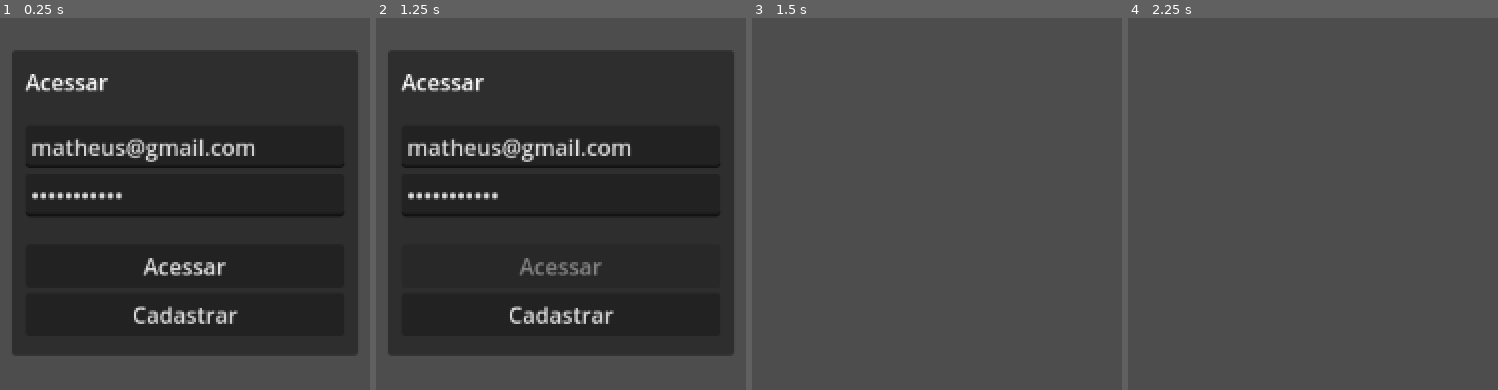
Above: before the commit, frames 1-4 (left to right).
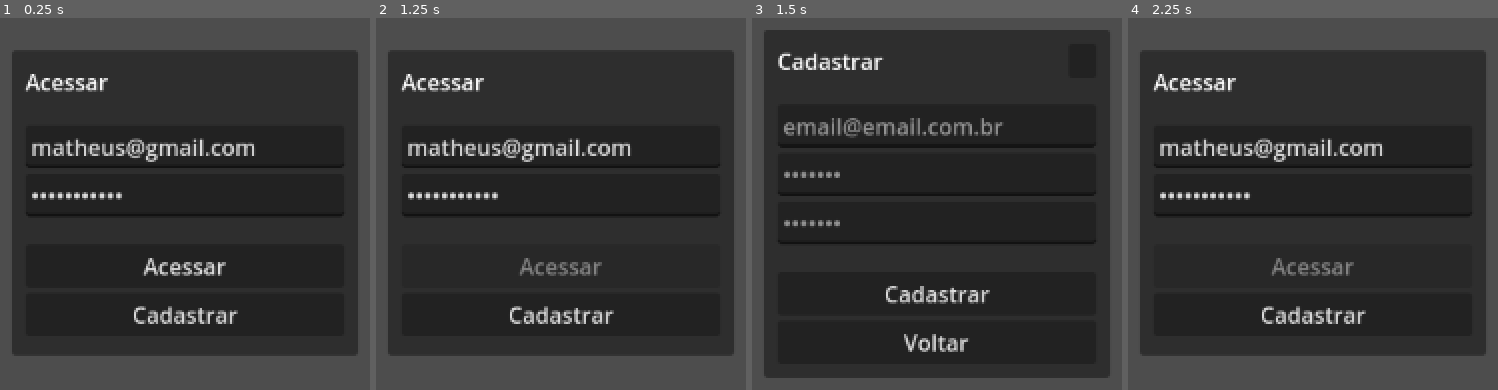
Above: after the commit, the same moments.

Repository: matheusoreis/GodotMMO
Game: Godot game, scene res://client/boot/boot.tscn
Same seed, same stepped clock (60 frames per second), same inputs: the game is played once before the commit and once after it. The project has no main scene, so this scene is started directly.
Inputs (mouse positions are in pixels of both pictures, inside the frame that each line leads up to):
- Up to frame 1 (0.25 s): no input
- Up to frame 2 (1.25 s): click "Acessar" at 0.5 s
- Up to frame 3 (1.5 s): click "Cadastrar" at 1.25 s
- Up to frame 4 (2.25 s): click (1313, 341) at 2 s, where only the run after the commit has a clickable "Voltar"

Frames 1-2 are identical in both runs. In frame 3, 86% of the frame differs, in the area x 3-97%, y 3-97%; in frame 4, 75%.
Error before the commit: Parse Error: Identifier "_on_back_pressed" not declared in the current scope. (res://data/ui/menu/sign_up/sign_up.gd:25)

Commit message:
Pequenas correções

Diff:
--- a/data/ui/menu/character_list/character_list.gd
+++ b/data/ui/menu/character_list/character_list.gd
@@ -13,11 +13,11 @@
 	var slot_scene := preload("res://data/ui/menu/character_list/character_slot.tscn") as PackedScene
 	var create_slot_scene := preload("res://data/ui/menu/character_list/create_slot.tscn") as PackedScene
 
-	for child in slots_location.get_children():
+	for child in slots_location.get_children() as Array[Node]:
 		child.queue_free()
 
 	for i in range(characters_size):
-		var character = characters[i]
+		var character := characters[i] as CharacterModel
 
 		var slot := slot_scene.instantiate() as CharacterListSlot
 		slot.id = character.id
@@ -29,7 +29,7 @@
 
 	var remaining_slots = max_characters - characters_size
 	for i in range(remaining_slots):
-		var create_slot = create_slot_scene.instantiate()
+		var create_slot := create_slot_scene.instantiate() as CreateCharacterSlot
 		slots_location.add_child(create_slot)
 
 
--- a/data/ui/menu/character_list/character_slot.gd
+++ b/data/ui/menu/character_list/character_slot.gd
@@ -22,9 +22,9 @@
 
 
 func add_texture(value: String) -> void:
-	var skin_texture: CompressedTexture2D = load(
+	var skin_texture := load(
 		'res://assets/graphics/characters/' + value + '.png'
-	)
+	) as CompressedTexture2D
 	_texture_sprite.texture = skin_texture
 
 
--- a/data/ui/menu/character_list/create_slot.gd
+++ b/data/ui/menu/character_list/create_slot.gd
@@ -1,4 +1,4 @@
-extends PanelContainer
+class_name CreateCharacterSlot extends PanelContainer
 
 @export_group("Nodes")
 @export_subgroup('Buttons')
--- a/data/ui/menu/create_character/create_character.gd
+++ b/data/ui/menu/create_character/create_character.gd
@@ -31,7 +31,7 @@
 func _ready() -> void:
 	self.gui_input.connect(_on_gui_input)
 
-	for child in get_children():
+	for child in get_children() as Array[Node]:
 		_change_mouse_filter(child)
 
 	_update_texture()
@@ -40,7 +40,7 @@
 func _change_mouse_filter(control: Node) -> void:
 	if control is Control:
 		control.mouse_filter = Control.MOUSE_FILTER_PASS
-		for child in control.get_children():
+		for child in control.get_children() as Array[Node]:
 			_change_mouse_filter(child)
 
 
@@ -61,15 +61,14 @@
 		])
 		return
 
-	var textures = _get_current_textures()
-
+	var textures = _get_current_textures() as Array[Texture2D]
 	if textures.is_empty():
 		return
 
-	var selected_texture: CompressedTexture2D = textures[current_texture_index]
-	var texture_path: String = selected_texture.resource_path
-	var texture_file_name_extension: String = texture_path.get_file()
-	var texture_file_name: String = texture_file_name_extension.get_basename()
+	var selected_texture := textures[current_texture_index] as CompressedTexture2D
+	var texture_path := selected_texture.resource_path as String
+	var texture_file_name_extension := texture_path.get_file() as String
+	var texture_file_name := texture_file_name_extension.get_basename() as String
 
 	#Multiplayer.client.send(
 		#CCreateCharacterOutgoing.new(
@@ -85,7 +84,7 @@
 
 
 func _on_next_pressed() -> void:
-	var textures = _get_current_textures()
+	var textures = _get_current_textures() as Array[Texture2D]
 	if textures.is_empty():
 		return
 
@@ -94,7 +93,7 @@
 
 
 func _on_previous_pressed() -> void:
-	var textures = _get_current_textures()
+	var textures = _get_current_textures() as Array[Texture2D]
 	if textures.is_empty():
 		return
 
@@ -115,11 +114,11 @@
 
 
 func _update_texture() -> void:
-	var textures = _get_current_textures()
+	var textures = _get_current_textures() as Array[Texture2D]
 	if textures.is_empty():
-		texture_area.texture = null
-	else:
-		texture_area.texture = textures[current_texture_index]
+		return
+
+	texture_area.texture = textures[current_texture_index]
 
 
 func _get_current_textures() -> Array[Texture2D]:
--- a/data/ui/menu/sign_in/sign_in.gd
+++ b/data/ui/menu/sign_in/sign_in.gd
@@ -16,17 +16,13 @@
 func _ready() -> void:
 	self.gui_input.connect(_on_gui_input)
 
-	for child in get_children():
+	for child in get_children() as Array[Node]:
 		_change_mouse_filter(child)
-
-	close_button.pressed.connect(_on_close_pressed)
-	sign_in_button.pressed.connect(_on_sign_in_pressed)
-	sign_up_button.pressed.connect(_on_sign_up_pressed)
 
 
 func _change_mouse_filter(control: Control) -> void:
 	control.mouse_filter = Control.MOUSE_FILTER_PASS
-	for child in control.get_children():
+	for child in control.get_children() as Array[Node]:
 		_change_mouse_filter(child)
 
 
--- a/data/ui/menu/sign_up/sign_up.gd
+++ b/data/ui/menu/sign_up/sign_up.gd
@@ -17,17 +17,13 @@
 func _ready() -> void:
 	self.gui_input.connect(_on_gui_input)
 
-	for child in get_children():
+	for child in get_children() as Array[Node]:
 		_change_mouse_filter(child)
-
-	close_button.pressed.connect(_on_close_pressed)
-	sign_up_button.pressed.connect(_on_sign_up_pressed)
-	back_button.pressed.connect(_on_back_pressed)
 
 
 func _change_mouse_filter(control: Control) -> void:
 	control.mouse_filter = Control.MOUSE_FILTER_PASS
-	for child in control.get_children():
+	for child in control.get_children() as Array[Node]:
 		_change_mouse_filter(child)
 
 
--- a/data/ui/menu/sign_up/sign_up.tscn
+++ b/data/ui/menu/sign_up/sign_up.tscn
@@ -93,4 +93,6 @@
 theme_override_styles/focus = SubResource("StyleBoxEmpty_kvaoj")
 text = "Voltar"
 
+[connection signal="pressed" from="content/top_bar/margin/close" to="." method="_on_close_pressed"]
+[connection signal="pressed" from="content/margin/content/buttons/sign_up" to="." method="_on_sign_up_pressed"]
 [connection signal="pressed" from="content/margin/content/buttons/back" to="." method="_on_close_pressed"]
